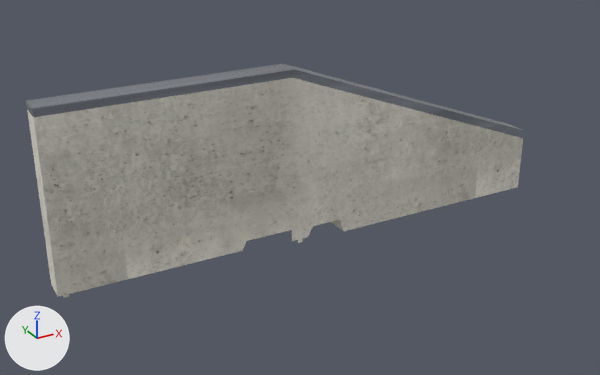
The glTF model public/katalog/modelle/railslide-98-38.gltf as it was, and as the next commit left it.
The view is the same before and after, from a 50 mm lens placed at (-2.09, -3.63, 2.11), pointed at (-0.02, 0.13, 0.23). Every picture has the same lights, and +X, +Y and +Z are marked at lower left. The older version comes first.

The first picture shows 'SK0057_Railslide_-98-38.001'.
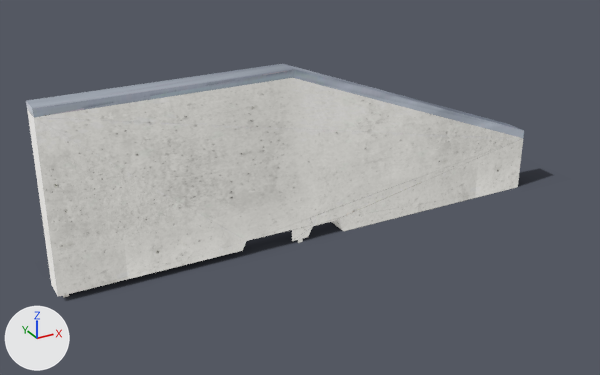
Boxes [x1, y1, x2, y2] around the edits, measured in the pictures (600 x 375 px):
'SK0057_Railslide_-98-38.001', surface changed (lighter)
    both: [26, 64, 524, 297]
'Schatten', added
    after: [64, 169, 552, 301]

What changed in the scene script:
```text
Add img_railslide_98_38_licht:
    img_railslide_98_38_licht = load_image('railslide-98-38_licht', 'texturen/railslide-98-38_licht.jpg', 2048, 2048, 'sRGB')
Add img_railslide_98_38_schatten:
    img_railslide_98_38_schatten = load_image('railslide-98-38_schatten', 'texturen/railslide-98-38_schatten.png', 376, 63, 'sRGB')
Change mat_beton_web_081:
    remove # nodes: BsdfPrincipled, NormalMap, OutputMaterial, TexImage x2, UVMap x2
    remove # uses the picture img_railslide_98_38_farbe
    remove # uses the picture img_railslide_98_38_normal
    nodes: BsdfTransparent, Emission, LightPath, MixShader, OutputMaterial, TexImage, UVMap
    uses the picture img_railslide_98_38_licht
Change mat_stahl_web_066:
    remove # nodes: BsdfPrincipled, NormalMap, OutputMaterial, TexImage x2, UVMap x2
    remove # uses the picture img_railslide_98_38_farbe
    remove # uses the picture img_railslide_98_38_normal
    nodes: BsdfTransparent, Emission, LightPath, MixShader, OutputMaterial, TexImage, UVMap
    uses the picture img_railslide_98_38_licht
Add mat_schatten_074:
    mat_schatten_074 = bpy.data.materials.new('Schatten.074')
    # uses the picture img_railslide_98_38_schatten
Add me_schatten:
    me_schatten.from_pydata(...)  # 4 vertices, 2 faces; spans x -1.46..1.84, y -0.14..0.41, z 0.0
    me_schatten.materials.append(mat_schatten_074)
Add ob_schatten:
    ob_schatten = bpy.data.objects.new('Schatten', me_schatten)
    ob_schatten.location = (0.0, 0.0, 0.0)
```
